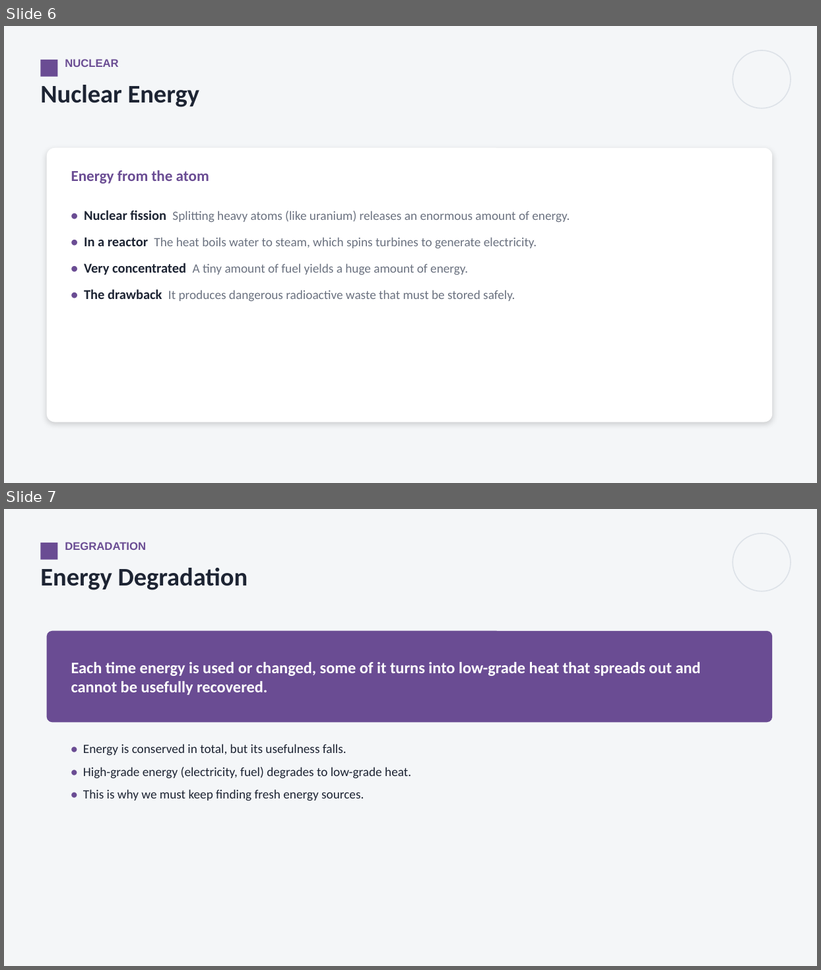
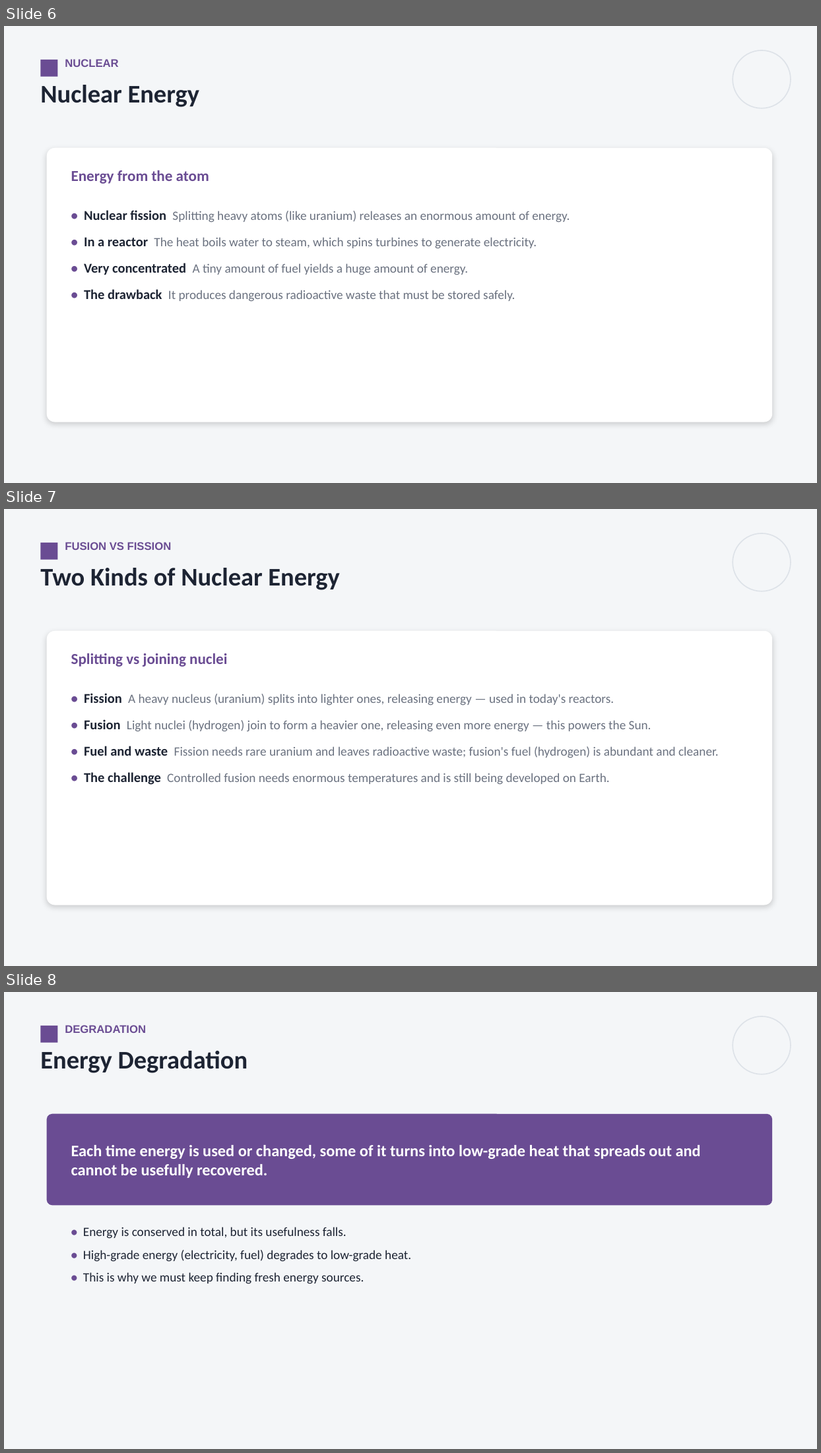
Before and after one commit to parmeshwars2911/MyFirstAR, a slide deck: ppt/Grade09/G9_S67_Heat_and_Energy_3.pptx. Shown one above the other, each under a label of ours: slides 6 and 7 before the commit, slides 6, 7 and 8 after it. The pictures are 821x970 and 821x1453 pixels, drawn with LibreOffice and Linux fonts; fonts in the diff are those of the drawing. Boxes give left, top, right and bottom in pixels: in the first picture for what was removed or moved away, otherwise in the second. Text is boxed around its words. In the diff, an @@ line names an element or a change of style, - is before the commit and + after.

```diff
--- a/ppt/Grade09/G9_S67_Heat_and_Energy_3.pptx
+++ b/ppt/Grade09/G9_S67_Heat_and_Energy_3.pptx
@@ slide 7 added at (4,509,817,966), background #F4F6F8 @@
@@ rectangle added at (40,543,57,560), fill #6A4C93 @@
@@ text added at (65,542,172,550), 13 pt, text #6A4C93, bold @@
+FUSION VS FISSION
@@ ellipse added at (733,533,791,591), outline #DDE2E8 1.25 pt @@
@@ text added at (40,568,339,590), 30 pt, text #1D2433, bold @@
+Two Kinds of Nuclear Energy
@@ rounded rectangle added at (47,631,773,906), fill #FFFFFF @@
@@ text added at (71,654,227,667), 18 pt, text #6A4C93, bold @@
+Splitting vs joining nuclei
@@ text added at (84,693,719,785), 15 pt, text #6B7280 @@
+• Fission A heavy nucleus (uranium) splits into lighter ones, releasing energy — used in today's reactors.
+• Fusion Light nuclei (hydrogen) join to form a heavier one, releasing even more energy — this powers the Sun.
+• Fuel and waste Fission needs rare uranium and leaves radioactive waste; fusion's fuel (hydrogen) is abundant and cleaner.
+• The challenge Controlled fusion needs enormous temperatures and is still being developed on Earth.
@@ what was slide 7 is now slide 8 @@
```
Also in this commit, not shown: 3 other files.
